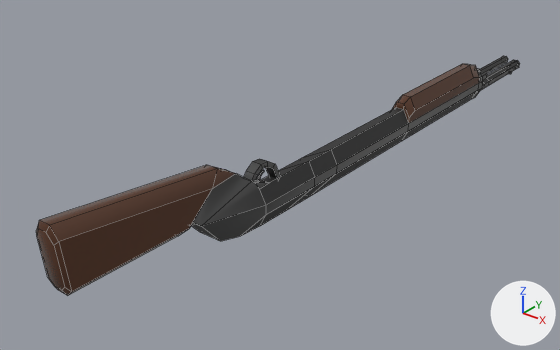
The Blender file Assets/Blender Material/drobash.blend, before and after one commit.
The view is the same before and after, from a camera (50 mm lens) standing at (1.53, -2.93, 0.5) and looking at (-0.2, -0.76, -0.85). Every picture has the same lights, and +X, +Y and +Z are marked at lower right. Mesh edges are drawn as thin lines.

The scene before the commit, as lines of its bpy script (objects in view):
```python
mat_broun = principled_material('broun')
mat_broun.base_color = (0.0953, 0.0356, 0.016)  # brown #573522
mat_broun.roughness = 0.0
mat_broun.specular_ior_level = 0.495
mat_broun.anisotropic = 0.114
mat_gray = principled_material('GRAY')
mat_gray.base_color = (0.0241, 0.0241, 0.0241)  # black #2b2b2b
me_cube_001 = bpy.data.meshes.new('Cube.001')
me_cube_001.from_pydata(...)  # 246 vertices, 223 faces, 2 loose edges; spans x -1.0..1.0, y -1.38..0.71, z -1.02..3.21
me_cube_001.polygons.foreach_set('use_smooth', [True] * 223)
# faces by material slot: [163, 43, 17]
me_cube_001.materials.append(mat_gray)  # black #2b2b2b
me_cube_001.materials.append(mat_broun)  # brown #573522
me_cube_001.materials.append(mat_lite_gray)  # dark grey #606064
ob_cube = bpy.data.objects.new('Cube', me_cube_001)
ob_cube.location = (0.0, 0.0, -0.745)
ob_cube.scale = (0.0473, 1.43, 0.087)
```
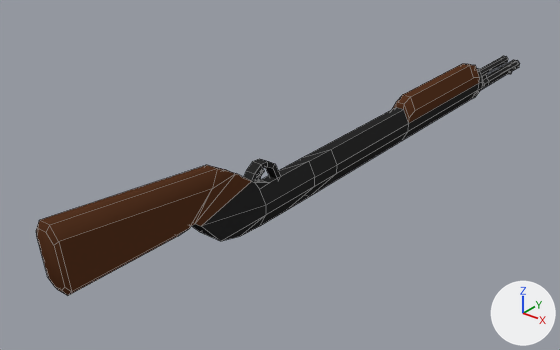
Boxes [x1, y1, x2, y2] around the edits, measured in the pictures (560 x 350 px):
'Cube', surface changed, reshaped
    both: [36, 56, 520, 296]
part 1 of me_cube_001, built on
    both: [190, 173, 266, 241]

The edits, one by one:
In material 'GRAY' (mat_gray), specular_ior_level is now set to 0.0.
In material 'broun' (mat_broun), specular_ior_level goes from 0.495 to 0.0.
me_cube_001 is used by ob_cube; location (0.0, 0.0, -0.745); scale (0.0473, 1.43, 0.087).
me_cube_001 had 246 vertices, 223 faces, 2 loose edges and spanned x -1.0..1.0, y -1.38..0.71, z -1.02..3.21.
me_cube_001 now has 244 vertices, 232 faces, 2 loose edges and spans x -1.0..1.0, y -1.38..0.71, z -1.02..3.21.
Part 1, on me_cube_001:
1 vertex is removed from x 1.0, y -1.02, z 0.72.
3 faces are deleted.
3 new faces join them, mat_gray (black #2b2b2b).
5 new faces join them, mat_broun (brown #573522).
